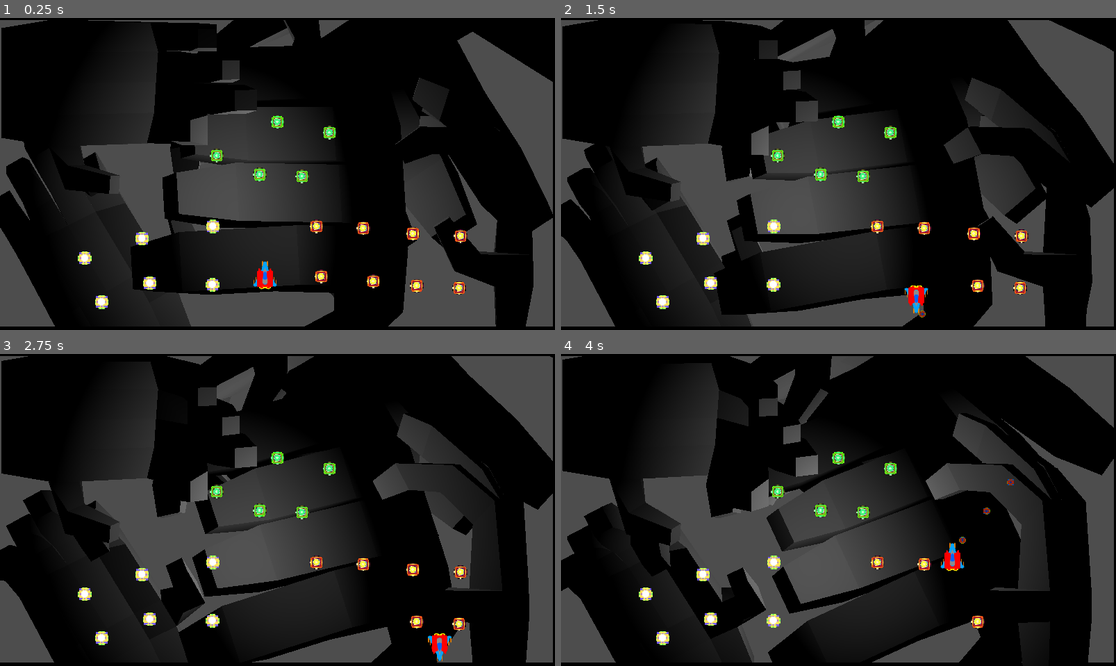
Above: before the commit, frames 1-4 (two rows, left to right).
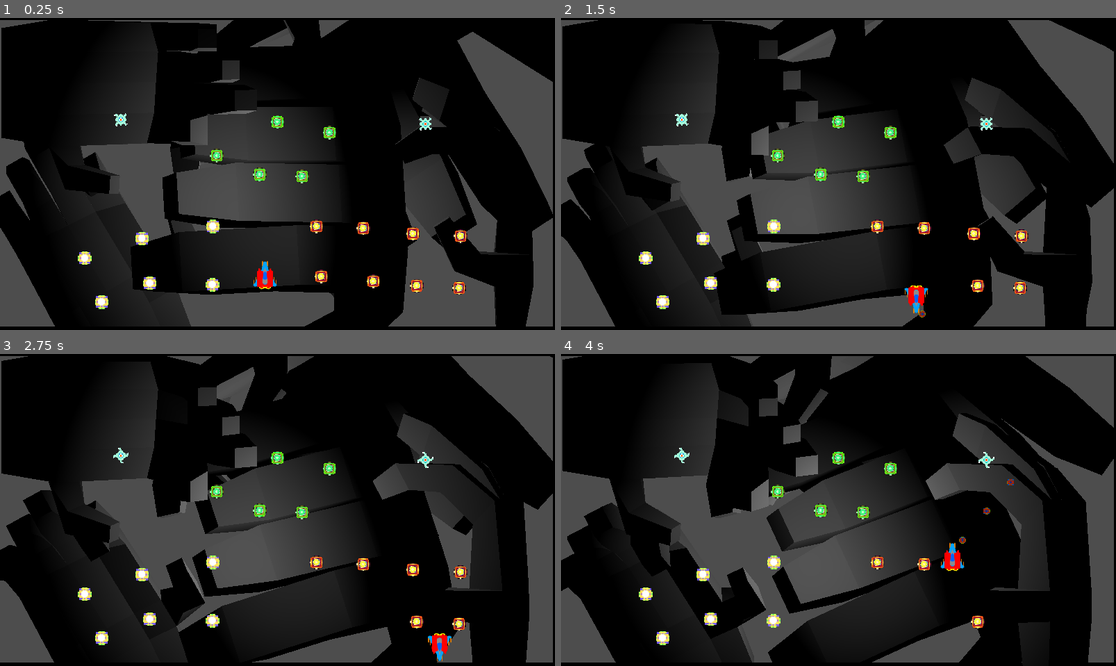
Above: after the commit, the same moments.

Repository: gamkedo-la/AttackStackCharlie
Game: Godot game, scene res://Levels/MainPlay.tscn
Two runs of this game, one before a commit and one after it. Both use one fixed random seed, a clock stepped at 60 frames per second and the inputs below.
Inputs:
- Up to frame 1 (0.25 s): no input
- Up to frame 2 (1.5 s): hold D (move right) 0.53-1.28 s; hold Space (shoot) 0.53-1.28 s; hold S (move down) from 1.28 s (still down); tap Space (shoot) at 1.35 s
- Up to frame 3 (2.75 s): release S (move down) at 2.03 s; hold D (move right) from 2.03 s (still down); hold Space (shoot) from 2.03 s (still down)
- Up to frame 4 (4 s): release D (move right) at 2.78 s; release Space (shoot) at 2.78 s; hold W (move up) 2.78-3.53 s; tap Space (shoot) at 2.85 s; hold A (move left) from 3.53 s (still down); hold Space (shoot) from 3.53 s (still down)

The runs differ from the first frame. In frame 1, 0.1% of the frame differs, in the area x 20-78%, y 30-37%; in frame 2, 0.1%; in frame 3, 0.1%; in frame 4, 0.1%.

Commit message:
Added PlayerVars Autoload, created test enemy and Player health system. Player now can die

Diff:
--- /dev/null
+++ b/Enemies/EvilSpikes.gd
@@ -0,0 +1,11 @@
+extends Area2D
+
+
+# Called when the node enters the scene tree for the first time.
+func _ready():
+	pass # Replace with function body.
+
+
+# Called every frame. 'delta' is the elapsed time since the previous frame.
+func _process(delta):
+	pass
--- /dev/null
+++ b/Enemies/EvilSpikes.tscn
@@ -0,0 +1,42 @@
+[gd_scene load_steps=7 format=3 uid="uid://cj7rg0xhytvee"]
+
+[ext_resource type="Script" path="res://Enemies/EvilSpikes.gd" id="1_5br4y"]
+[ext_resource type="Texture2D" uid="uid://dprmolug2e317" path="res://Enemies/EvilSpikes-Sheet.png" id="2_die8i"]
+
+[sub_resource type="AtlasTexture" id="AtlasTexture_apqvm"]
+atlas = ExtResource("2_die8i")
+region = Rect2(0, 0, 32, 32)
+
+[sub_resource type="AtlasTexture" id="AtlasTexture_enjn8"]
+atlas = ExtResource("2_die8i")
+region = Rect2(32, 0, 32, 32)
+
+[sub_resource type="SpriteFrames" id="SpriteFrames_wk7pd"]
+animations = [{
+"frames": [{
+"duration": 1.0,
+"texture": SubResource("AtlasTexture_apqvm")
+}, {
+"duration": 1.0,
+"texture": SubResource("AtlasTexture_enjn8")
+}],
+"loop": true,
+"name": &"spin",
+"speed": 5.0
+}]
+
+[sub_resource type="CircleShape2D" id="CircleShape2D_cio05"]
+radius = 9.0
+
+[node name="EvilSpikes" type="Area2D"]
+collision_layer = 2
+script = ExtResource("1_5br4y")
+
+[node name="AnimatedSprite2D" type="AnimatedSprite2D" parent="."]
+sprite_frames = SubResource("SpriteFrames_wk7pd")
+animation = &"spin"
+autoplay = "spin"
+frame_progress = 0.251356
+
+[node name="CollisionShape2D" type="CollisionShape2D" parent="."]
+shape = SubResource("CircleShape2D_cio05")
--- /dev/null
+++ b/Globals/player_vars.gd
@@ -0,0 +1,15 @@
+extends Node
+
+var player_max_health: int = 2
+var player_health: int = 2
+var player_max_shield: int = 6
+var player_shield: int = 0
+
+# Called when the node enters the scene tree for the first time.
+func _ready():
+	pass # Replace with function body.
+
+
+# Called every frame. 'delta' is the elapsed time since the previous frame.
+func _process(delta):
+	pass
--- /dev/null
+++ b/Levels/MainPlay.gd
@@ -0,0 +1,11 @@
+extends Node2D
+
+
+# Called when the node enters the scene tree for the first time.
+func _ready():
+	PlayerVars.player_health = PlayerVars.player_max_health
+
+
+# Called every frame. 'delta' is the elapsed time since the previous frame.
+func _process(delta):
+	pass
--- a/Levels/MainPlay.tscn
+++ b/Levels/MainPlay.tscn
@@ -1,5 +1,6 @@
-[gd_scene load_steps=20 format=3 uid="uid://degldynxe05sf"]
-
+[gd_scene load_steps=22 format=3 uid="uid://degldynxe05sf"]
+
+[ext_resource type="Script" path="res://Levels/MainPlay.gd" id="1_h7xv5"]
 [ext_resource type="PackedScene" uid="uid://c4hrawof8vra7" path="res://Player/playership.tscn" id="1_kdrlo"]
 [ext_resource type="AudioStream" uid="uid://bmhmaolkrx2v6" path="res://Raw Source Files/AUDIO/SFX/Sx_EnemyWeapon_Basic_Fire_01.wav" id="2_3rgrb"]
 [ext_resource type="PackedScene" uid="uid://chy58la7p4ca2" path="res://Powerups/UpgradeShot_Split.tscn" id="2_4aj01"]
@@ -15,6 +16,7 @@
 [ext_resource type="AudioStream" uid="uid://byeot2c34tyb6" path="res://Raw Source Files/AUDIO/SFX/Sx_EnemyWeapon_Basic_Fire_08.wav" id="9_rk8mk"]
 [ext_resource type="AudioStream" uid="uid://58f3fauypuul" path="res://Raw Source Files/AUDIO/SFX/Sx_EnemyWeapon_Basic_Fire_09.wav" id="10_a6mra"]
 [ext_resource type="AudioStream" uid="uid://dxgt70jp13sar" path="res://Raw Source Files/AUDIO/SFX/Sx_EnemyWeapon_Basic_Fire_10.wav" id="11_m2ddn"]
+[ext_resource type="PackedScene" uid="uid://cj7rg0xhytvee" path="res://Enemies/EvilSpikes.tscn" id="14_s5mp3"]
 [ext_resource type="PackedScene" path="res://Powerups/UpgradeShot_Range.tscn" id="16_kxsc8"]
 
 [sub_resource type="AudioStreamRandomizer" id="AudioStreamRandomizer_hpqqt"]
@@ -49,6 +51,7 @@
 
 [node name="MainPlay" type="Node2D"]
 process_mode = 1
+script = ExtResource("1_h7xv5")
 
 [node name="Player" parent="." instance=ExtResource("1_kdrlo")]
 position = Vector2(550, 534)
@@ -117,6 +120,14 @@
 
 [node name="Powerup14" parent="PowerupsTest" instance=ExtResource("2_4aj01")]
 position = Vector2(211, 590)
+
+[node name="Enemies" type="Node2D" parent="."]
+
+[node name="EvilSpikes" parent="Enemies" instance=ExtResource("14_s5mp3")]
+position = Vector2(251, 211)
+
+[node name="EvilSpikes2" parent="Enemies" instance=ExtResource("14_s5mp3")]
+position = Vector2(883, 220)
 
 [node name="3D background scene" type="Node" parent="."]
 
--- a/Player/player.gd
+++ b/Player/player.gd
@@ -18,18 +18,19 @@
 # If leveling up logic becomes more complex, it could be extracted to an object
 # with specific logic to level up each dimension
 const MAX_LEVELS = 3
-
+var lastShotTime = 0.0
+var shotBasic = preload("res://PlayerShots/PlayerShotBasic.tscn");
+var shipFacing = Vector2.UP;
 var shot_levels_dict = {
 	ROF = 0,
 	SPLIT = 0, # This means that we need to add a + 1 later. The price of the generic implementation of MAX_LEVELS. We may need to customize them in the end.
 	RANGE = 0,
 }
 
-var lastShotTime = 0.0
-# var shotLev = 0;
-# var shotSplit = 1;
-var shotBasic = preload("res://PlayerShots/PlayerShotBasic.tscn");
-var shipFacing = Vector2.UP;
+# Damage immunity after hit
+var time_modulated: float = 0.3
+var time_modulated_elapsed: float = 0
+var is_damaged: bool = false
 
 func _physics_process(delta):
 	var move_vec = Vector2()
@@ -54,6 +55,12 @@
 			shipFacing = Vector2.DOWN;
 			shipSprite.rotation = PI
 	move_and_collide(move_vec * delta * SHIP_SPEED)
+
+	if is_damaged and time_modulated_elapsed > time_modulated:
+		is_damaged = false
+		time_modulated_elapsed = 0
+	elif is_damaged:
+		time_modulated_elapsed += delta
 
 func _process(delta):
 	if Input.is_action_pressed("shoot"):
@@ -89,3 +96,27 @@
 
 func get_time():
 	return Time.get_ticks_msec() / 1000.0
+
+func _damage_player() -> void:
+	if is_damaged == false:
+		is_damaged = true
+		if(PlayerVars.player_shield > 0):
+			PlayerVars.player_shield -= 1
+			pass
+		PlayerVars.player_health -= 1
+		print("Player damaged, current player health: ", PlayerVars.player_health)
+		if PlayerVars.player_health <= 0:
+			# Will need to be substituted for a signal or a call to whatever we actually want to do on death
+			get_tree().reload_current_scene()
+	else:
+		pass
+
+
+func _on_enemy_detector_body_entered(body):
+	print("Enemy Detected, current player health: ", PlayerVars.player_health)
+	_damage_player()
+
+
+func _on_enemy_detector_area_entered(area):
+	print("Enemy Detected, current player health: ", PlayerVars.player_health)
+	_damage_player()
--- a/Player/playership.tscn
+++ b/Player/playership.tscn
@@ -1,10 +1,12 @@
-[gd_scene load_steps=4 format=3 uid="uid://c4hrawof8vra7"]
+[gd_scene load_steps=5 format=3 uid="uid://c4hrawof8vra7"]
 
 [ext_resource type="Script" path="res://Player/player.gd" id="1_wobpw"]
 [ext_resource type="Texture2D" uid="uid://ep23f1urry7c" path="res://Player/playerjet.png" id="2_kr5tv"]
 
 [sub_resource type="RectangleShape2D" id="RectangleShape2D_meycx"]
 size = Vector2(51, 63)
+
+[sub_resource type="RectangleShape2D" id="RectangleShape2D_mvcs2"]
 
 [node name="Player" type="CharacterBody2D"]
 script = ExtResource("1_wobpw")
@@ -20,3 +22,15 @@
 
 [node name="ShootFrom" type="Node2D" parent="."]
 position = Vector2(2.08165e-12, 2.08165e-12)
+
+[node name="EnemyDetector" type="Area2D" parent="."]
+collision_layer = 0
+collision_mask = 2
+
+[node name="CollisionShape2D" type="CollisionShape2D" parent="EnemyDetector"]
+scale = Vector2(2.88, 3.375)
+shape = SubResource("RectangleShape2D_mvcs2")
+debug_color = Color(0.899814, 0.296397, 0.262715, 0.42)
+
+[connection signal="area_entered" from="EnemyDetector" to="." method="_on_enemy_detector_area_entered"]
+[connection signal="body_entered" from="EnemyDetector" to="." method="_on_enemy_detector_body_entered"]
--- a/project.godot
+++ b/project.godot
@@ -14,6 +14,10 @@
 run/main_scene="res://Levels/MainPlay.tscn"
 config/features=PackedStringArray("4.2", "GL Compatibility")
 config/icon="res://icon.svg"
+
+[autoload]
+
+PlayerVars="*res://Globals/player_vars.gd"
 
 [filesystem]
 
@@ -56,6 +60,11 @@
 ]
 }
 
+[layer_names]
+
+2d_physics/layer_1="Player"
+2d_physics/layer_2="Enemy"
+
 [rendering]
 
 textures/canvas_textures/default_texture_filter=0
Binary file added: Enemies/EvilSpikes-Sheet.aseprite
Binary file added: Enemies/EvilSpikes-Sheet.png
Not shown, added: Enemies/EvilSpikes-Sheet.png.import
Binary file added: Enemies/EvilSpikes.aseprite
Binary file added: Enemies/EvilSpikes.png
Not shown, added: Enemies/EvilSpikes.png.import
